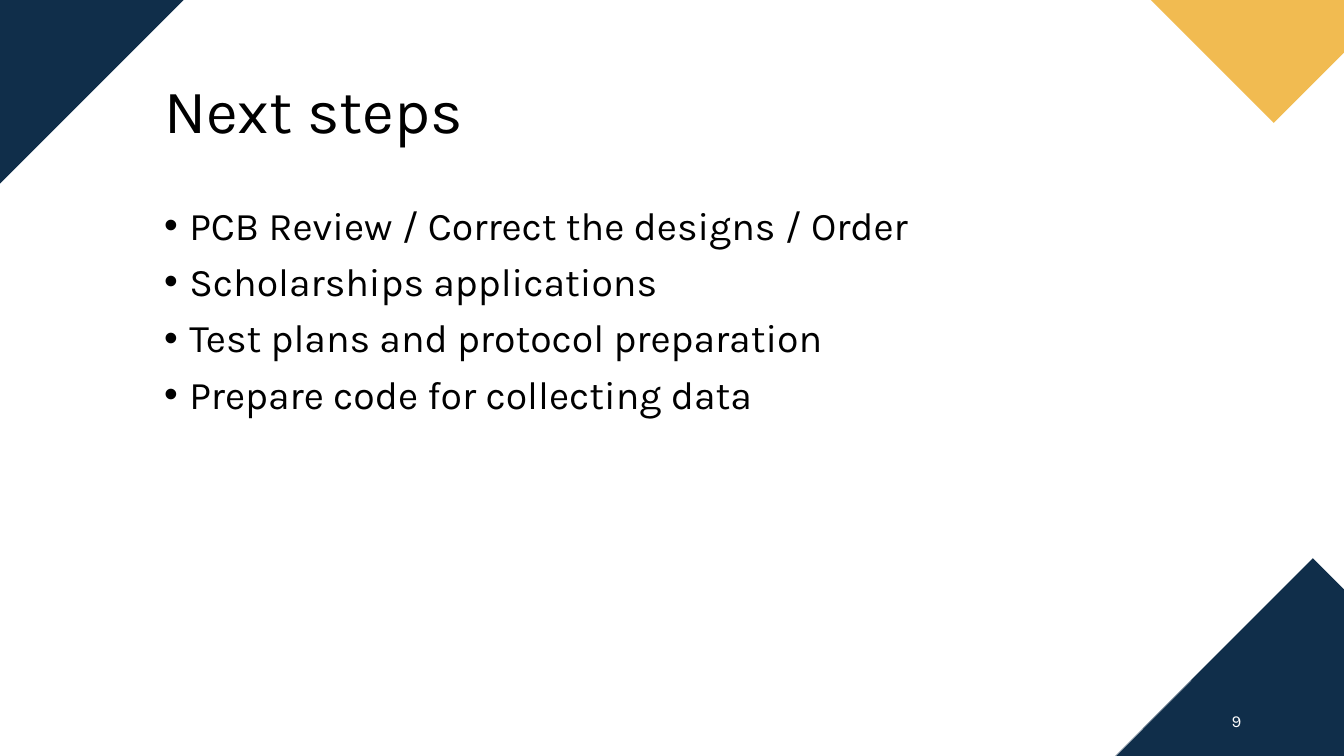
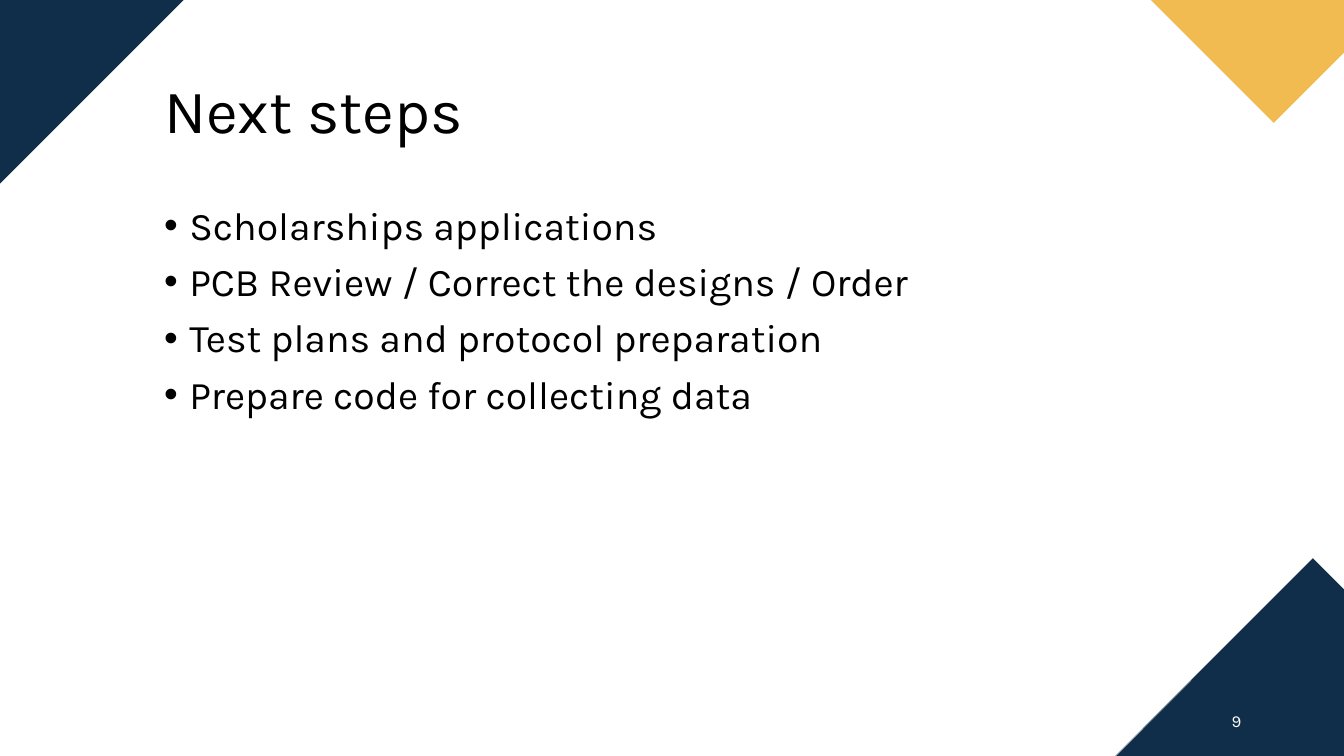
Before and after one commit to OLBER54/UHDEMG, a slide deck: slide 9 of Presentations/Progess Meetings/2026-09-10.pptx. Drawn at 1344x756 pixels with LibreOffice and Linux fonts; fonts in the diff are those of the drawing; background and template pictures are left out. Boxes give left, top, right and bottom in pixels: in the first picture for what was removed or moved away, otherwise in the second. Text is boxed around its words. In the diff, an @@ line names an element or a change of style, - is before the commit and + after.

```diff
--- a/Presentations/Progess Meetings/2026-09-10.pptx
+++ b/Presentations/Progess Meetings/2026-09-10.pptx
@@ text at (189,213,657,250): paragraph added @@
+• Scholarships applications
@@ text at (189,269,657,306): paragraph removed @@
-• Scholarships applications
```
Also in this commit, not shown: 1 slide added, 1 slide removed.
